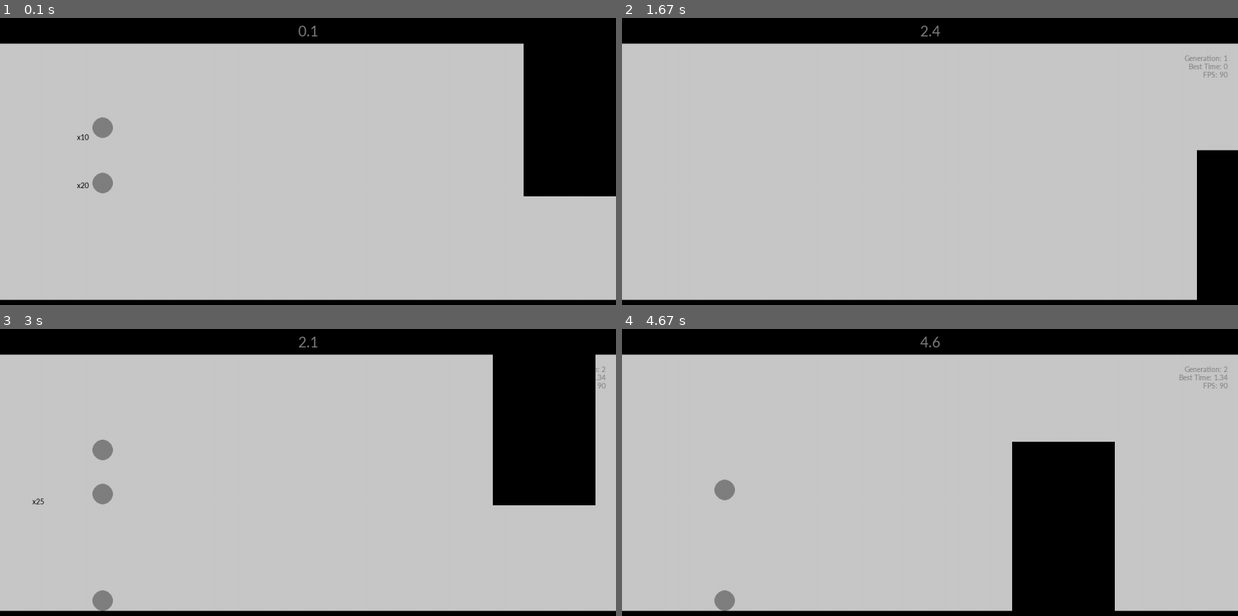
Above: before the commit, frames 1-4 (two rows, left to right).
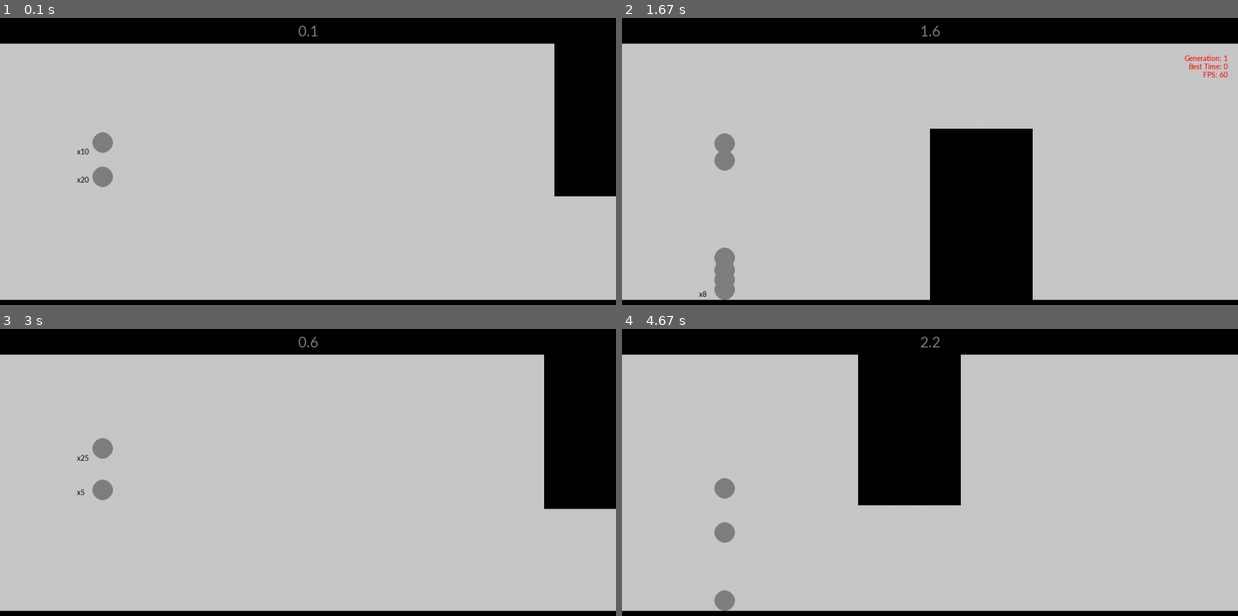
Above: after the commit, the same moments.

Repository: philmuri/GA-project
Game: pygame game, started from main.py
The game is run twice, just before and just after one commit, with the same random seed, the same clock (stepped at 60 frames per second) and the same inputs.
Inputs:
- Up to frame 1 (0.1 s): no input
- Up to frame 2 (1.67 s): tap I at 0.33 s; hold I 0.67-1.13 s
- Up to frame 3 (3 s): tap I at 2.17 s
- Up to frame 4 (4.67 s): tap I at 3.07, 3.37 s

The runs differ from the first frame. In frame 1, 3.2% of the frame differs, in the area x 12-90%, y 8-63%; in frame 2, 15%; in frame 3, 6.7%; in frame 4, 19%, in the area x 15-99%, y 2-99%.

Commit message:
feat: added info panel toggle

Diff:
--- a/constants.py
+++ b/constants.py
@@ -19,16 +19,17 @@
 OBSTACLE_SPEED = 20
 GRAVITY = 0.5
 JUMP_FORCE = -10
-GAME_FPS = 90
+GAME_FPS = 60
 
 FONT_COLOR = (128, 128, 128)
+FONT_INFO_COLOR = (255, 0, 0)
 FONT_SIZE = 16
 FONT_TYPE = 'Calibri'
 
 # Constants: AI
 is_AI = True
 POPULATION_SIZE = 30
-MUTATION_RATE = 0.5
+MUTATION_RATE = 0.5  # currently unused
 MUTATION_SIZE = 1
 KEEP_PARENTS = 2
 # The sum of the following must be below 1:
--- a/main.py
+++ b/main.py
@@ -31,6 +31,7 @@
     'Best Time': 0,
     'FPS': game_fps,
 }
+info_toggle = True
 # - Data -
 best_players = {
     'generation': [],
@@ -113,9 +114,9 @@
 def render_info_text(screen, info: Dict) -> None:
     for n, (k, v) in enumerate(info.items()):
         if isinstance(v, float):
-            text = font.render(f"{k}: {v:.2f}", True, c.FONT_COLOR)
+            text = font.render(f"{k}: {v:.2f}", True, c.FONT_INFO_COLOR)
         else:
-            text = font.render(f"{k}: {v}", True, c.FONT_COLOR)
+            text = font.render(f"{k}: {v}", True, c.FONT_INFO_COLOR)
         text_x = c.WIDTH - text.get_width() - 20
         text_y = c.BASE_HEIGHT + 20
         y_offset = text_y + n * c.FONT_SIZE
@@ -162,12 +163,15 @@
                 if event.key == pg.K_q:
                     game_fps -= 5
                     info_text['FPS'] = game_fps
+                if event.key == pg.K_i:
+                    info_toggle = not info_toggle
 
         if not game_paused:
             # - Draw Background Elements + Render Text -
             draw(screen)
             render_timer(screen, generation_clock=generation_clock)
-            render_info_text(screen, info=info_text)
+            if info_toggle:
+                render_info_text(screen, info=info_text)
 
             # - Update and Draw Players + Obstacle -
             obstacle.update()
